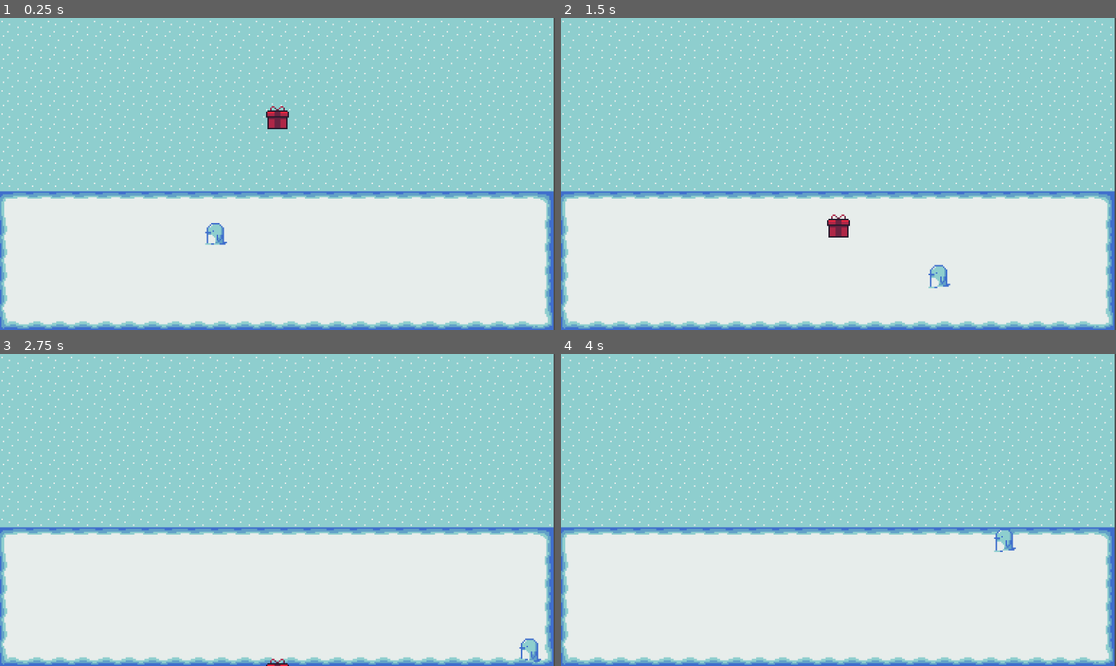
Above: before the commit, frames 1-4 (two rows, left to right).
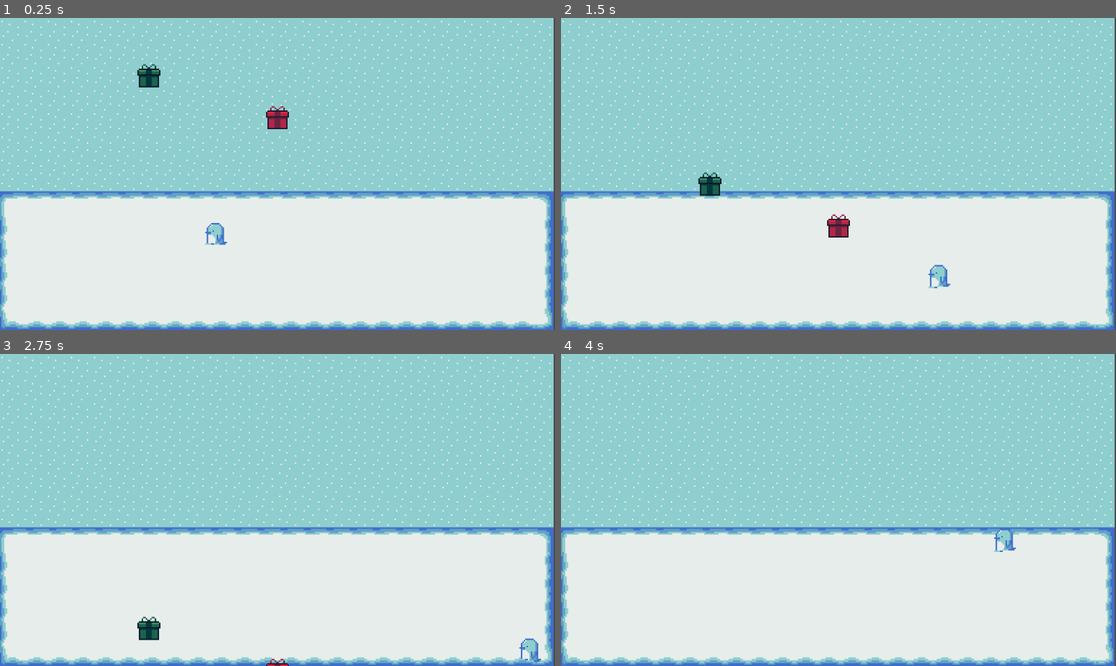
Above: after the commit, the same moments.

Repository: emilykrohn/Waddle
Game: Godot game, scene res://Scenes/main.tscn
The game is run twice, just before and just after one commit, with the same random seed, the same clock (stepped at 60 frames per second) and the same inputs.
Inputs:
- Up to frame 1 (0.25 s): no input
- Up to frame 2 (1.5 s): hold D (right) 0.53-1.28 s; hold S (down) from 1.28 s (still down)
- Up to frame 3 (2.75 s): release S (down) at 2.03 s; hold D (right) from 2.03 s (still down)
- Up to frame 4 (4 s): release D (right) at 2.78 s; hold W (up) 2.78-3.53 s; hold A (left) from 3.53 s (still down)

The runs differ from the first frame. In frame 1, 0.3% of the frame differs, in the area x 24-29%, y 14-23%; in frame 2, 0.3%; in frame 3, 0.3%, in the area x 24-29%, y 84-92%; in frame 4, nothing differs.

Commit message:
Create green present
Use save as on red present and change the sprite image to the green present and color variable to green

Diff:
--- /dev/null
+++ b/Scenes/green_present.tscn
@@ -0,0 +1,22 @@
+[gd_scene load_steps=5 format=3 uid="uid://cs58ksdt5vaf5"]
+
+[ext_resource type="Script" path="res://Scripts/red_present.gd" id="1_2pjeq"]
+[ext_resource type="Texture2D" uid="uid://bp3jfyvg5gf8s" path="res://Art/Present/GreenPresent.png" id="2_svvga"]
+[ext_resource type="Script" path="res://Scripts/PresentMovement.gd" id="3_syeiq"]
+
+[sub_resource type="RectangleShape2D" id="RectangleShape2D_rghea"]
+size = Vector2(20, 19)
+
+[node name="GreenPresent" type="Area2D"]
+script = ExtResource("1_2pjeq")
+
+[node name="Sprite2D" type="Sprite2D" parent="."]
+texture = ExtResource("2_svvga")
+
+[node name="CollisionShape2D" type="CollisionShape2D" parent="."]
+position = Vector2(0, 1.5)
+shape = SubResource("RectangleShape2D_rghea")
+
+[node name="PresentMovement" type="Node" parent="."]
+unique_name_in_owner = true
+script = ExtResource("3_syeiq")
--- a/Scenes/main.tscn
+++ b/Scenes/main.tscn
@@ -1,9 +1,10 @@
-[gd_scene load_steps=8 format=3 uid="uid://bkrbp0p2aas26"]
+[gd_scene load_steps=9 format=3 uid="uid://bkrbp0p2aas26"]
 
 [ext_resource type="Texture2D" uid="uid://dobi8qq8uc3d4" path="res://Art/Background/Sky.png" id="1_eugpk"]
 [ext_resource type="Texture2D" uid="uid://fwhgkqwnd0t2" path="res://Art/Background/Snow.png" id="2_ldagl"]
 [ext_resource type="PackedScene" uid="uid://xum6wyd7p7pt" path="res://Scenes/player.tscn" id="3_60fi8"]
 [ext_resource type="PackedScene" uid="uid://bjlvxxxqbb7c4" path="res://Scenes/red_present.tscn" id="4_7uexl"]
+[ext_resource type="PackedScene" uid="uid://cs58ksdt5vaf5" path="res://Scenes/green_present.tscn" id="5_gh672"]
 
 [sub_resource type="TileSetAtlasSource" id="TileSetAtlasSource_i55v1"]
 texture = ExtResource("1_eugpk")
@@ -70,3 +71,6 @@
 
 [node name="RedPresent" parent="." instance=ExtResource("4_7uexl")]
 position = Vector2(193, 78)
+
+[node name="GreenPresent" parent="." instance=ExtResource("5_gh672")]
+position = Vector2(104, 49)
--- a/Scripts/red_present.gd
+++ b/Scripts/red_present.gd
@@ -1,6 +1,6 @@
 extends Area2D
 
-const COLOR = "Red"
+const COLOR = "Green"
 
 func _process(delta):
 	$%PresentMovement.movement(1)
